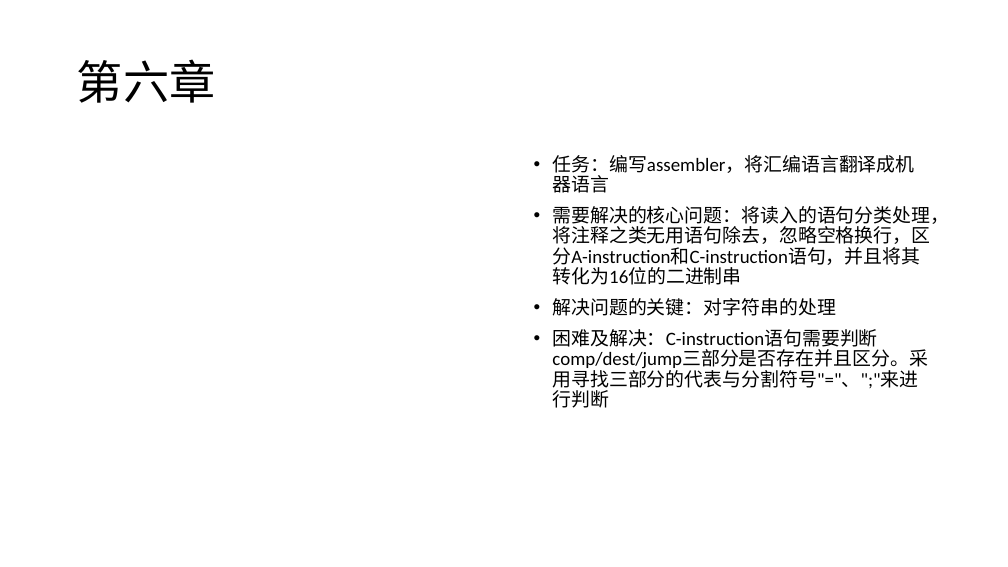
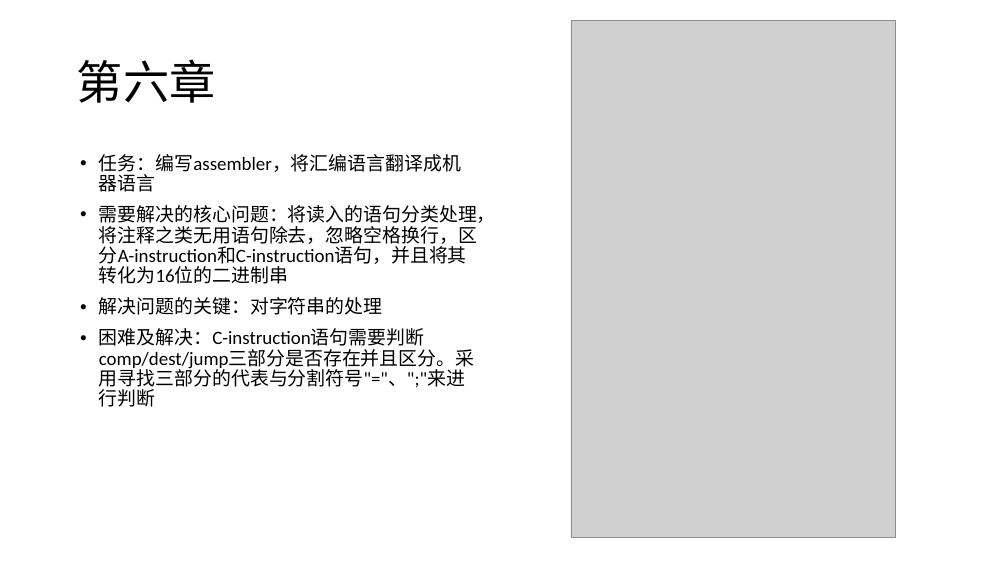
Before and after one commit to jisuansiwei2017/SDCT-2017-Fall, a slide deck: slide 3 of weekly_report/group5/逻辑模型模板第五组wk2.pptx. Drawn at 1008x567 pixels with LibreOffice and Linux fonts; fonts in the diff are those of the drawing; grey boxes stand for pictures. Boxes give left, top, right and bottom in pixels: in the first picture for what was removed or moved away, otherwise in the second. Text is boxed around its words. In the diff, an @@ line names an element or a change of style, - is before the commit and + after.

```diff
--- a/weekly_report/group5/逻辑模型模板第五组wk2.pptx
+++ b/weekly_report/group5/逻辑模型模板第五组wk2.pptx
@@ picture added at (571,20,895,537) @@
@@ text "任务：编写assembler，将汇编语言翻译成机器语言": place and size @@
-text "任务：编写assembler，将汇编语言翻译成机器语言" at (552,155,949,408)
+text "任务：编写assembler，将汇编语言翻译成机器语言" at (99,154,496,407)
```
Also in this commit, not shown: 1 other slide changed.
